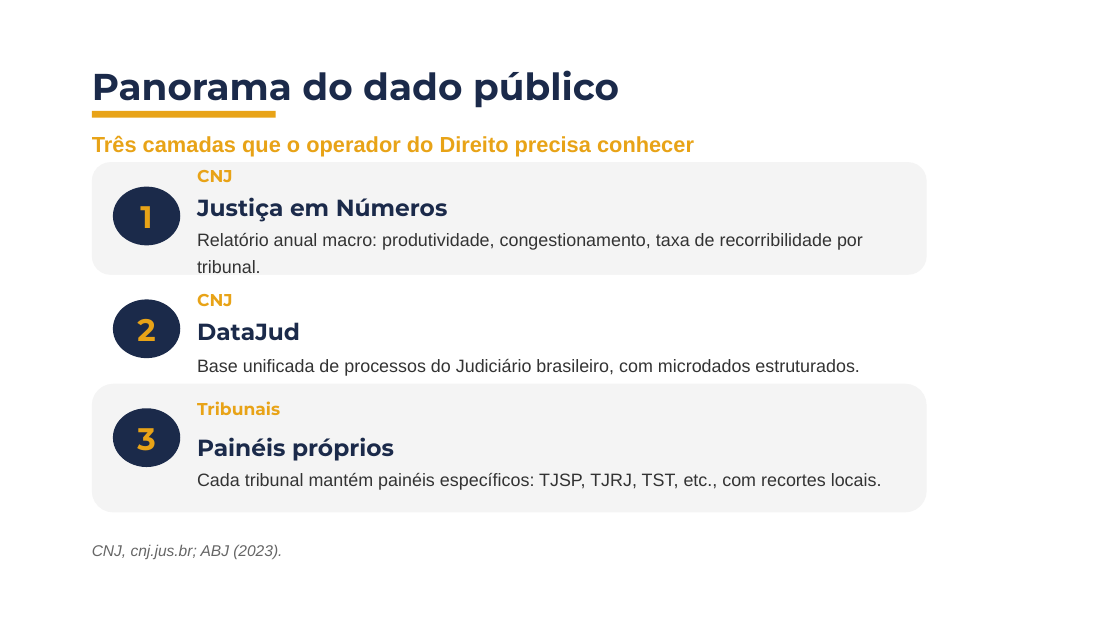
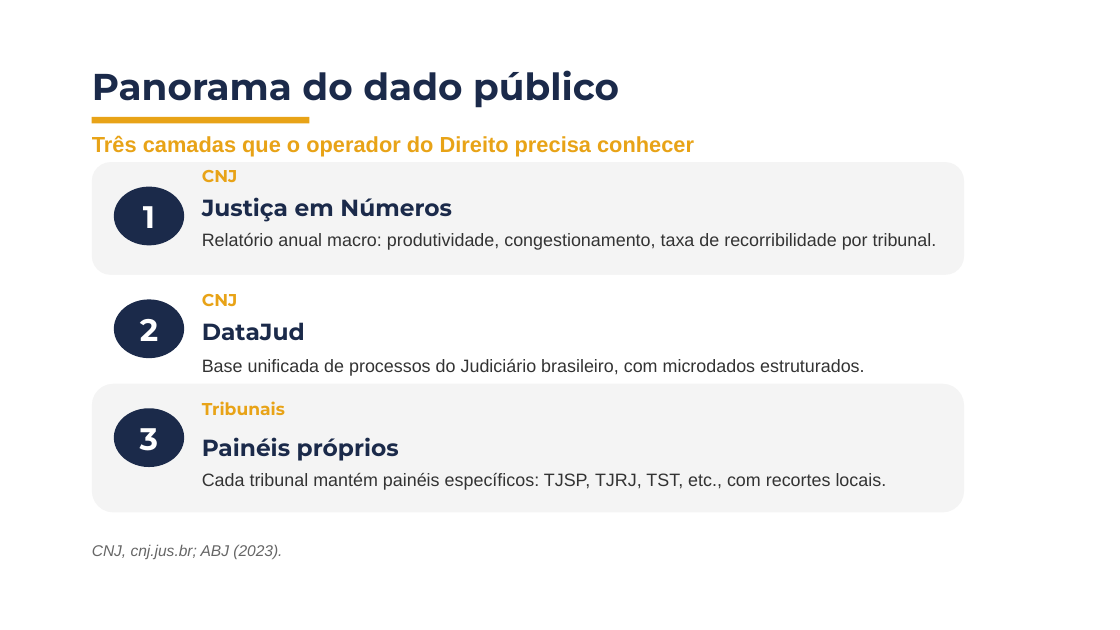
Before and after one commit to BrunoDaleffi/ibmec, a slide deck: slide 6 of jurimetria/aulas/aula_01/slides/aula1_bloco2_jurimetria.pptx. Drawn at 1120x630 pixels with LibreOffice and Linux fonts; fonts in the diff are those of the drawing; background and template pictures are left out. Boxes give left, top, right and bottom in pixels: in the first picture for what was removed or moved away, otherwise in the second. Text is boxed around its words. In the diff, an @@ line names an element or a change of style, - is before the commit and + after.

Commit message:
feat: refine content rules and design system for slide presentations
Updated content-rules.md to include new guidelines on fidelity to the course plan and the introduction of mini-cases before formalization. Enhanced design-system.md with detailed specifications for visual elements, including mandatory color combinations and card designs. Adjusted layout-canonical.md to clarify the canonical layout requirements and spacing rules between elements. Improved pedagogical structure documentation to emphasize the exact number of slides per block and the sequence of content.

This commit aims to ensure consistency and clarity in the presentation materials for the Jurimetria course.

```diff
--- a/jurimetria/aulas/aula_01/slides/aula1_bloco2_jurimetria.pptx
+++ b/jurimetria/aulas/aula_01/slides/aula1_bloco2_jurimetria.pptx
@@ rectangle: place and size @@
-rectangle at box(92, 111, 276, 118)
+rectangle at box(92, 116, 309, 123)
@@ rounded rectangle: place and size @@
-rounded rectangle at box(92, 162, 926, 276)
+rounded rectangle at box(92, 162, 964, 276)
@@ text "CNJ": place and size @@
-text "CNJ" at box(197, 170, 233, 182)
+text "CNJ" at box(202, 170, 238, 182)
@@ ellipse "1": place and size @@
-ellipse "1" at box(113, 187, 180, 245)
+ellipse "1" at box(114, 187, 185, 245)
@@ text "Justiça em Números": place and size @@
-text "Justiça em Números" at box(197, 197, 448, 222)
+text "Justiça em Números" at box(202, 197, 452, 222)
@@ text "Relatório anual macro: produtividade, congestionamento, ..." rewrapped from box(197, 233, 863, 250) to box(202, 233, 937, 250) @@
@@ rounded rectangle: place and size @@
-rounded rectangle at box(92, 274, 926, 373)
+rounded rectangle at box(92, 274, 964, 373)
@@ ellipse "2": place and size @@
-ellipse "2" at box(113, 299, 180, 357)
+ellipse "2" at box(114, 299, 185, 357)
@@ text "CNJ": place and size @@
-text "CNJ" at box(197, 294, 233, 306)
+text "CNJ" at box(202, 294, 238, 307)
@@ text "DataJud": place and size @@
-text "DataJud" at box(197, 322, 300, 341)
+text "DataJud" at box(202, 322, 305, 341)
@@ text "Base unificada de processos do ...": place and size @@
-text "Base unificada de processos do ..." at box(197, 359, 859, 376)
+text "Base unificada de processos do ..." at box(202, 359, 864, 376)
@@ rounded rectangle: place and size @@
-rounded rectangle at box(92, 384, 926, 513)
+rounded rectangle at box(92, 384, 964, 513)
@@ text colour #E8A317 to #FFFFFF in 3 elements at box(114, 187, 185, 245), box(114, 299, 185, 357), box(114, 409, 185, 467) @@
@@ ellipse "3": place and size @@
-ellipse "3" at box(113, 409, 180, 467)
+ellipse "3" at box(114, 409, 185, 467)
@@ text "Tribunais": place and size @@
-text "Tribunais" at box(197, 401, 280, 415)
+text "Tribunais" at box(202, 401, 285, 415)
@@ text "Painéis próprios": place and size @@
-text "Painéis próprios" at box(197, 437, 394, 461)
+text "Painéis próprios" at box(202, 437, 399, 461)
@@ text "Cada tribunal mantém painéis específicos: ...": place and size @@
-text "Cada tribunal mantém painéis específicos: ..." at box(197, 473, 882, 490)
+text "Cada tribunal mantém painéis específicos: ..." at box(202, 473, 887, 490)
```
Also in this commit, not shown: 33 other slides changed, 11 other files.
